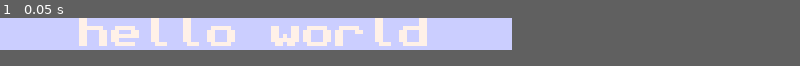
Above: before the commit, frame 1.
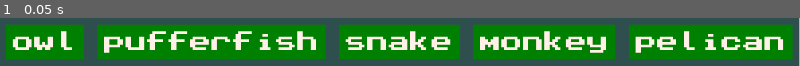
Above: after the commit, the same moment.

Repository: pilsef/drawing-nl
Game: Godot game, scene res://Root.tscn
Two runs of this game, one before a commit and one after it. Both use one fixed random seed, a clock stepped at 60 frames per second and the inputs below.
Inputs:
- Up to frame 1 (0.05 s): no input
In our replay, the window is 512x32 before the commit and 800x48 after it. These sizes can differ from the game's own. Grey fills any space a smaller window leaves; there, only what the larger window draws over its background counts as a difference.

The runs differ from the first frame. In frame 1, 70% of the frame differs, in the area x 0-100%, y 0-100%.

Commit message:
create better interface for chaining functions

Diff:
--- a/Guber.gd
+++ b/Guber.gd
@@ -19,8 +19,8 @@
 
 	return rect_ch
 
-func pad(left_top = Vector2(0,0), right_bottom = Vector2(0,0)):
-	bounds = bounds.grow_individual(left_top.x, left_top.y, right_bottom.x, right_bottom.y)
+func pad(left = 0, right = 0, top = 0, bottom = 0):
+	bounds = bounds.grow_individual(left, top, right, bottom)
 	bounds = bounds.abs()
 
 func scale_by(ratio:Vector2):
--- a/animals/rq_animals.tres
+++ b/animals/rq_animals.tres
@@ -16,8 +16,10 @@
 
 [sub_resource type="Resource" id="Resource_g2aao"]
 script = ExtResource("6_386cw")
-left_top = Vector2(10, 10)
-right_bottom = Vector2(10, 10)
+left = 10
+right = 10
+top = 10
+bottom = 10
 
 [sub_resource type="Resource" id="Resource_i3rkn"]
 script = ExtResource("7_tj0ye")
--- a/animals/rq_animals_with_text_below.tres
+++ b/animals/rq_animals_with_text_below.tres
@@ -19,8 +19,10 @@
 
 [sub_resource type="Resource" id="Resource_jtp83"]
 script = ExtResource("5_hwaob")
-left_top = Vector2(0, 50)
-right_bottom = Vector2(0, 0)
+left = 0
+right = 0
+top = 50
+bottom = 0
 
 [sub_resource type="Resource" id="Resource_r7asn"]
 script = ExtResource("6_ttl1s")
--- a/fn/FnGu.gd
+++ b/fn/FnGu.gd
@@ -3,20 +3,63 @@
 class_name FnGu
 
 func exec():
-	#print("implement me")
 
-	return scaled(4,
-			 padded_h(20, 20,
-			   #from_tex(load("res://tex/pufferfish.png")),
-				from_textd("hello world")
-			 ),
-		   ).exec()
+	var rq_nested = nested([
+			scaled(4),
+			padded_a(10),
+			backgrounded(Color.WEB_GREEN),
+			padded_a(10),
+			backgrounded(Color.DARK_SLATE_GRAY)
+		]
+	)
 
-static func chain_nested(arr_baselem:Array, rq_base_template:Fn, rq_nested_template:Fn) -> Fn:
+	#return rq_nested.exec()
+
+	return chained(
+		[
+			#load("res://tex/pufferfish.png"),
+			#load("res://tex/snake.png"),
+			#load("res://tex/monkey.png"),
+			#load("res://tex/owl.png"),
+			#load("res://tex/pelican.png"),
+			"owl", "pufferfish", "snake", "monkey", "pelican"
+		],
+		FnGuFromTextd,
+		rq_nested,
+		Vector2.RIGHT
+	).exec()
+
+# top to bottom
+static func nested(arr_rq_hierarchy:Array[Fn], rq_gu:Fn = null):
+	var rq_nested = FnGuNested.new()
+	rq_nested.arr_rq_hierarchy = arr_rq_hierarchy
+	rq_nested.rq_gu = rq_gu
+	return rq_nested
+
+static func chained(
+	arr_baselem:Array, class_baselem, rq_nested_template:Fn, dir = Vector2(0,1)
+) -> Fn:
 	var rq_chain = FnGuChainNested.new()
-	rq_chain.rq_base_template = rq_base_template
+	rq_chain.arr_baselem = arr_baselem
+	rq_chain.class_baselem = class_baselem
 	rq_chain.rq_nested_template = rq_nested_template
+	rq_chain.dir = dir
+
 	return rq_chain
+
+static func chained_2d(
+	arr_baselem:Array, class_baselem, rq_nested_template:Fn,
+	breadth_1d = 3, dir_1d = Vector2.RIGHT, dir_2d = Vector2.DOWN
+) -> Fn:
+	var rq_chain_2d = FnGuChain2DNested.new()
+	rq_chain_2d.arr_baselem = arr_baselem
+	rq_chain_2d.class_baselem = class_baselem
+	rq_chain_2d.rq_nested_template = rq_nested_template
+	rq_chain_2d.breadth_1d = breadth_1d
+	rq_chain_2d.dir_1d = dir_1d
+	rq_chain_2d.dir_2d = dir_2d
+
+	return rq_chain_2d
 
 static func from_tex(tex:Texture) -> Fn:
 	var rq_gu = FnGuFromTex.new()
@@ -28,22 +71,31 @@
 	rq_gu.txt = txt
 	return rq_gu
 
-static func padded(rq_gu:Fn, left = 0, right = 0, top = 0, bottom = 0) -> Fn:
+static func backgrounded(color:Color, rq_gu:Fn = null) -> Fn:
+	var rq_gu_backgrounded = FnGuBackgrounded.new()
+	rq_gu_backgrounded.color = color
+	rq_gu_backgrounded.rq_gu = rq_gu
+	return rq_gu_backgrounded
+
+static func padded(left, right, top, bottom, rq_gu:Fn = null) -> Fn:
 	var rq_gu_padded = FnGuPadded.new()
-	rq_gu_padded.left_top.x = left
-	rq_gu_padded.left_top.y = top
-	rq_gu_padded.right_bottom.x = right
-	rq_gu_padded.right_bottom.y = bottom
+	rq_gu_padded.left = left
+	rq_gu_padded.top = top
+	rq_gu_padded.right = right
+	rq_gu_padded.bottom = bottom
 	rq_gu_padded.rq_gu = rq_gu
 	return rq_gu_padded
 
-static func padded_h(left, right, rq_gu:Fn):
-	return padded(rq_gu, left, right);
+static func padded_a(amt, rq_gu:Fn = null):
+	return padded(amt, amt, amt, amt, rq_gu);
 
-static func padded_v(top, bottom, rq_gu:Fn, ):
-	return padded(rq_gu, 0, 0, top, bottom)
+static func padded_h(left, right, rq_gu:Fn = null):
+	return padded(left, right, 0, 0, rq_gu);
 
-static func scaled(scale:int, rq_gu:Fn) -> Fn:
+static func padded_v(top, bottom, rq_gu:Fn = null):
+	return padded(0, 0, top, bottom, rq_gu)
+
+static func scaled(scale:int, rq_gu:Fn = null) -> Fn:
 	var rq_gu_scaled = FnGuScaled.new()
 	rq_gu_scaled.scale = scale
 	rq_gu_scaled.rq_gu = rq_gu
--- a/fn/FnGuChain2D.gd
+++ b/fn/FnGuChain2D.gd
@@ -2,8 +2,8 @@
 
 class_name FnGuChain2D
 
-@export var dim_1d = 3
-@export var arr_tex: Array
+@export var breadth_1d = 3
+@export var arr_rq_gu: Array
 
 @export var pos_1d_next_rel = Vector2(1,0)
 @export var dir_1d_next = Vector2(1,1)
@@ -14,33 +14,31 @@
 func exec():
 
 	var ctr = 0
-	var num_rows = ceil(arr_tex.size() as float / dim_1d)
+	var num_rows = ceil(arr_rq_gu.size() as float / breadth_1d)
 	var rq_chain_2d = create_rq_chain(pos_2d_next_rel, dir_2d_next)
 
 	for row in num_rows:
-		var rq_chain_1d = create_rq_chain_1d(arr_tex, ctr * dim_1d, dim_1d)
+		var rq_chain_1d = create_rq_chain_1d(
+			arr_rq_gu, ctr * breadth_1d, breadth_1d, pos_1d_next_rel, dir_1d_next
+		)
 		rq_chain_2d.arr_rq_gu.append(rq_chain_1d)
 		ctr += 1
 
 	return rq_chain_2d.exec()
 
-func create_rq_chain_1d(arr_tex, idx_start, dim_1d):
+static func create_rq_chain_1d(
+	arr_rq_gu, idx_start, breadth_1d, pos_1d_next_rel, dir_1d_next
+):
 	var rq_chain_1d = create_rq_chain(pos_1d_next_rel, dir_1d_next)
 
-	for idx_col in min(dim_1d, arr_tex.size() - idx_start):
-		var tex = arr_tex[idx_start + idx_col]
-		var rq_tex = create_rq_tex(tex)
-		rq_chain_1d.arr_rq_gu.append(rq_tex)
+	for idx_col in min(breadth_1d, arr_rq_gu.size() - idx_start):
+		var rq_gu = arr_rq_gu[idx_start + idx_col]
+		rq_chain_1d.arr_rq_gu.append(rq_gu)
 
 	return rq_chain_1d
 
-func create_rq_chain(pos_next_rel = Vector2(1,0), dir_next = Vector2(1,1)):
+static func create_rq_chain(pos_next_rel = Vector2(1,0), dir_next = Vector2(1,1)):
 	var rq_col = FnGuChain.new()
 	rq_col.pos_next_rel = pos_next_rel
 	rq_col.dir_next = dir_next
 	return rq_col
-
-func create_rq_tex(tex):
-	var rq_tex = FnGuFromTex.new()
-	rq_tex.tex = tex
-	return rq_tex
--- /dev/null
+++ b/fn/FnGuChain2DNested.gd
@@ -0,0 +1,41 @@
+extends Fn
+
+class_name FnGuChain2DNested
+
+@export var arr_baselem = []
+@export var class_baselem : GDScript
+@export var rq_nested_template : Fn
+
+@export var dir_1d = Vector2.RIGHT
+@export var dir_2d = Vector2.DOWN
+@export var breadth_1d = 3
+
+func exec():
+	var rq_chain_2d = FnGuChain2D.new()
+
+	for baselem in arr_baselem:
+		var rq_nested = FnGuChainNested.build_rq(baselem, class_baselem, rq_nested_template)
+		rq_chain_2d.arr_rq_gu.append(rq_nested)
+
+	rq_chain_2d.pos_1d_next_rel = dir_to_pos_next_rel(dir_1d)
+	rq_chain_2d.dir_1d_next = dir_1d
+	rq_chain_2d.pos_2d_next_rel = dir_to_pos_2d_next_rel(dir_1d, dir_2d)
+	rq_chain_2d.dir_2d_next = dir_to_dir_2d_next(dir_1d, dir_2d)
+	rq_chain_2d.breadth_1d = breadth_1d
+
+	return rq_chain_2d.exec()
+
+static func dir_to_pos_next_rel(dir:Vector2):
+	return (dir + Vector2(1,1)) * 0.5
+
+static func dir_to_dir_2d_next(dir_1d:Vector2, dir_2d:Vector2):
+	match (dir_2d):
+		Vector2.LEFT, Vector2.RIGHT: return Vector2(dir_2d.x, dir_1d.y)
+		Vector2.UP, Vector2.DOWN: return Vector2(dir_1d.x, dir_2d.y)
+
+static func dir_to_pos_2d_next_rel(dir_1d:Vector2, dir_2d:Vector2):
+	match (dir_2d):
+		Vector2.LEFT, Vector2.RIGHT:
+			return (Vector2(dir_2d.x, -dir_1d.y) + Vector2(1,1)) * 0.5
+		Vector2.UP, Vector2.DOWN:
+			return (Vector2(-dir_1d.x, dir_2d.y) + Vector2(1,1)) * 0.5
--- a/fn/FnGuChainNested.gd
+++ b/fn/FnGuChainNested.gd
@@ -2,34 +2,37 @@
 
 class_name FnGuChainNested
 
-@export var pos_next_rel = Vector2(1,0)
-@export var dir_next = Vector2(1,1)
+@export var dir = Vector2.RIGHT
 
 @export var arr_baselem = []
-@export var rq_base_template : Fn
+@export var class_baselem : GDScript
 @export var rq_nested_template : Fn
-
-static var arr_baselem_names = ["tex", "txt"]
 
 func exec():
 
 	var rq_gu_chain = FnGuChain.new()
-	rq_gu_chain.pos_next_rel = pos_next_rel
-	rq_gu_chain.dir_next = dir_next
+	rq_gu_chain.pos_next_rel = dir_to_pos_next_rel(dir)
+	rq_gu_chain.dir_next = dir
 
 	for baselem in arr_baselem:
-		var rq_base = rq_base_template.duplicate(true)
-		assignBaselem(rq_base, baselem)
-
-		var rq_nested = rq_nested_template.duplicate(true)
-		rq_nested.rq_root = rq_base
-
-		rq_gu_chain.arr_rq_gu.append(rq_nested)
+		var rq_gu = build_rq(baselem, class_baselem, rq_nested_template)
+		rq_gu_chain.arr_rq_gu.append(rq_gu)
 
 	return rq_gu_chain.exec()
 
-func assignBaselem(rq_base:Fn, baselem) :
-	for baselem_name in arr_baselem_names:
-		if baselem_name in rq_base:
-			rq_base.set(baselem_name, baselem)
-			break
+static func dir_to_pos_next_rel(dir:Vector2):
+	return (dir + Vector2(1,1)) * 0.5
+
+static func build_rq(baselem, class_baselem, rq_nested_template):
+	var rq_base = class_baselem.new()
+	assign_baselem(rq_base, baselem)
+
+	var rq_nested = rq_nested_template.duplicate(true)
+	rq_nested.rq_gu = rq_base
+
+	return rq_nested
+
+static func assign_baselem(rq_base:Fn, baselem) :
+	for prop in rq_base.get_property_list():
+		if prop.usage == 4102:
+			rq_base.set(prop["name"], baselem)
--- a/fn/FnGuNested.gd
+++ b/fn/FnGuNested.gd
@@ -3,11 +3,11 @@
 class_name FnGuNested
 
 @export var arr_rq_hierarchy : Array[Fn]
-@export var rq_root : Fn
+@export var rq_gu : Fn
 
 func exec():
 
-	var rq_last = rq_root
+	var rq_last = rq_gu
 
 	for rq_curr in arr_rq_hierarchy:
 		rq_curr.rq_gu = rq_last
--- a/fn/FnGuPadded.gd
+++ b/fn/FnGuPadded.gd
@@ -4,12 +4,14 @@
 
 @export var rq_gu: Fn
 
-@export var left_top: Vector2 = Vector2(0,0)
-@export var right_bottom: Vector2 = Vector2(0,0)
+@export var left = 0
+@export var right = 0
+@export var top = 0
+@export var bottom = 0
 
 func exec():
 
 	var gu = rq_gu.exec()
-	gu.pad(left_top, right_bottom)
+	gu.pad(left, right, top, bottom)
 
 	return gu
--- a/windo.tres
+++ b/windo.tres
@@ -15,8 +15,10 @@
 [sub_resource type="Resource" id="Resource_jnlt7"]
 script = ExtResource("6_stqf7")
 rq_gu = ExtResource("2_veoul")
-left_top = Vector2(10, 0)
-right_bottom = Vector2(0, 0)
+left = 20
+right = 0
+top = 0
+bottom = 0
 
 [sub_resource type="Resource" id="Resource_teuw6"]
 script = ExtResource("1_h0nqo")
@@ -34,8 +36,10 @@
 
 [sub_resource type="Resource" id="Resource_rsu1l"]
 script = ExtResource("6_stqf7")
-left_top = Vector2(10, 0)
-right_bottom = Vector2(10, 0)
+left = 20
+right = 20
+top = 0
+bottom = 0
 
 [sub_resource type="Resource" id="Resource_2jcxu"]
 script = ExtResource("7_0r841")
